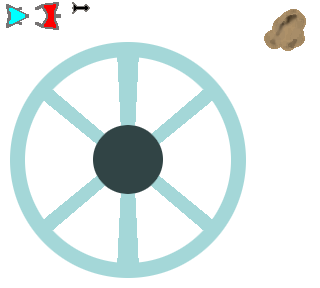
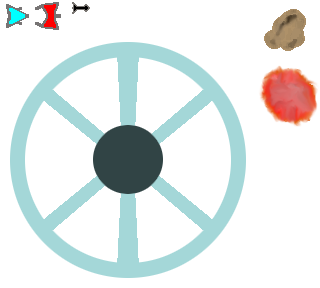
Layered file, before and after one edit (320x288). Changes by layer:
painted on "Background" over [259, 65, 320, 127]
